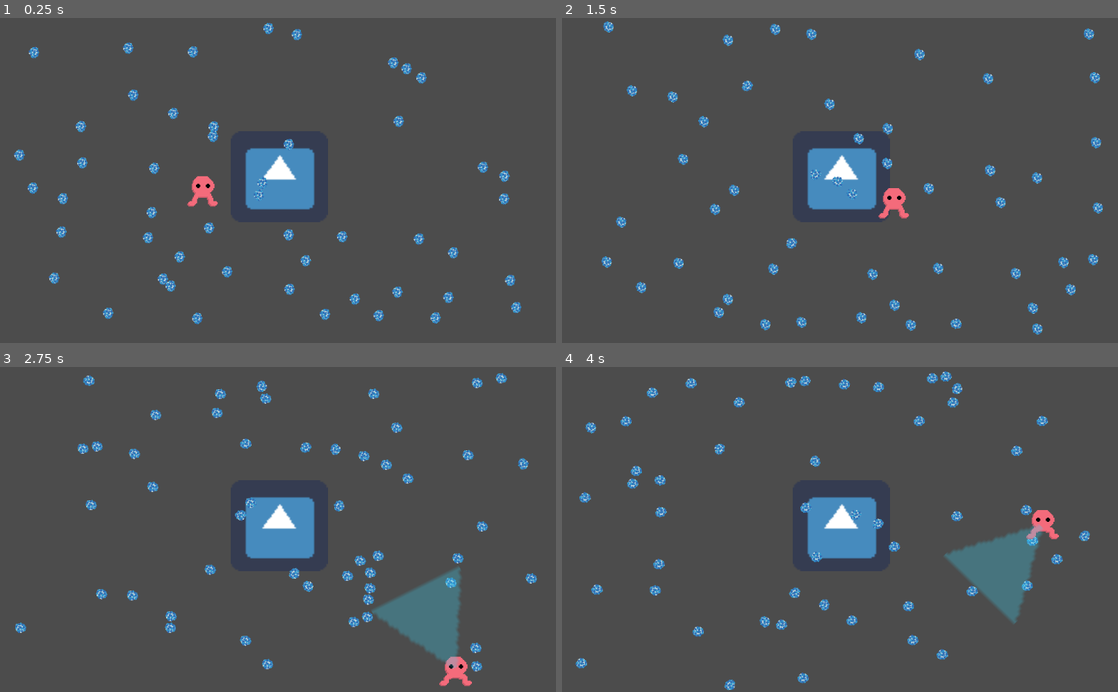
Above: before the commit, frames 1-4 (two rows, left to right).
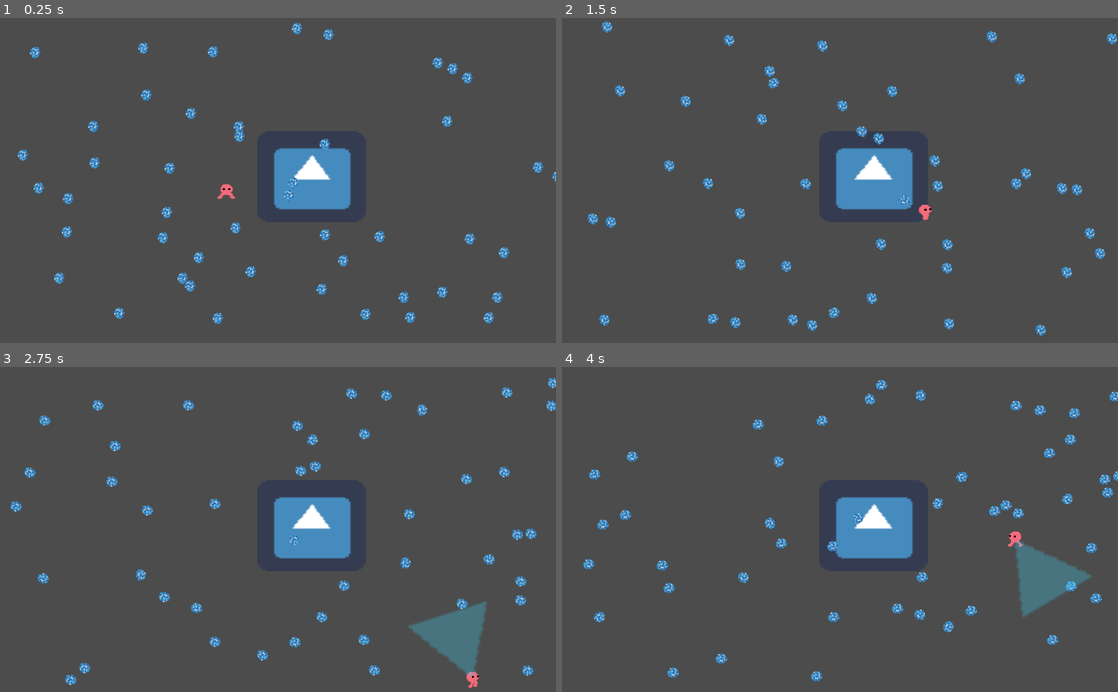
Above: after the commit, the same moments.

Repository: colinkarpfinger/HalfLife3
Game: Godot game, scene res://Scenes/Main.tscn
Two runs of this game, one before a commit and one after it. Both use one fixed random seed, a clock stepped at 60 frames per second and the inputs below. The engine's default icon, where the game draws it, is replaced by a stand-in: a white triangle on a blue panel in a dark square.
Inputs (mouse positions are in pixels of both pictures, inside the frame that each line leads up to):
- Up to frame 1 (0.25 s): no input
- Up to frame 2 (1.5 s): move the mouse to (962, 164) at 0.52 s; press the mouse at (962, 164) at 0.53 s; hold D (move_right) 0.53-1.28 s; move the mouse to (728, 196) at 1.27 s; release the mouse at (728, 196) at 1.28 s; hold S (move_down) from 1.28 s (still down); click (728, 196) at 1.35 s
- Up to frame 3 (2.75 s): move the mouse to (333, 458) at 2.02 s; release S (move_down) at 2.03 s; press the mouse at (333, 458) at 2.03 s; hold D (move_right) from 2.03 s (still down)
- Up to frame 4 (4 s): move the mouse to (812, 594) at 2.77 s; release D (move_right) at 2.78 s; release the mouse at (812, 594) at 2.78 s; hold W (move_up) 2.78-3.53 s; click (812, 594) at 2.85 s; move the mouse to (1006, 578) at 3.52 s; press the mouse at (1006, 578) at 3.53 s; hold A (move_left) from 3.53 s (still down)

The runs differ from the first frame. In frame 1, 7.5% of the frame differs, in the area x 2-100%, y 1-95%; in frame 2, 7.2%; in frame 3, 10%; in frame 4, 11%, in the area x 2-100%, y 1-100%.

Commit message:
Added player animation and hit detection

Diff:
--- a/ParticleTesting/Scenes/Main.tscn
+++ b/ParticleTesting/Scenes/Main.tscn
@@ -4,6 +4,9 @@
 [ext_resource path="res://Subscenes/Player.tscn" type="PackedScene" id=2]
 [ext_resource path="res://Subscenes/ParticleSpawner.tscn" type="PackedScene" id=3]
 [ext_resource path="res://Scripts/SlowZone.gd" type="Script" id=4]
+
+[sub_resource type="CircleShape2D" id=5]
+radius = 89.34
 
 [sub_resource type="PhysicsMaterial" id=1]
 friction = 0.0
@@ -19,44 +22,14 @@
 [sub_resource type="RectangleShape2D" id=4]
 extents = Vector2( 512, 10 )
 
-[sub_resource type="CircleShape2D" id=5]
-radius = 89.34
-
 [node name="Main" type="Node2D"]
+scale = Vector2( 1.11549, 1 )
 
 [node name="ParticleSpawner" parent="." groups=[
 "BouncyParticles",
 ] instance=ExtResource( 3 )]
 numToSpawn = 50
 spawnVelocityMagnitude = 200
-
-[node name="Wall Right" type="StaticBody2D" parent="."]
-position = Vector2( 1024, 300 )
-physics_material_override = SubResource( 1 )
-
-[node name="CollisionShape2D" type="CollisionShape2D" parent="Wall Right"]
-shape = SubResource( 2 )
-
-[node name="Wall Left" type="StaticBody2D" parent="."]
-position = Vector2( 0, 300 )
-physics_material_override = SubResource( 3 )
-
-[node name="CollisionShape2D" type="CollisionShape2D" parent="Wall Left"]
-shape = SubResource( 2 )
-
-[node name="Wall Bottom" type="StaticBody2D" parent="."]
-position = Vector2( 512, 600 )
-physics_material_override = SubResource( 1 )
-
-[node name="CollisionShape2D" type="CollisionShape2D" parent="Wall Bottom"]
-shape = SubResource( 4 )
-
-[node name="Wall Top" type="StaticBody2D" parent="."]
-position = Vector2( 512, 0 )
-physics_material_override = SubResource( 1 )
-
-[node name="CollisionShape2D" type="CollisionShape2D" parent="Wall Top"]
-shape = SubResource( 4 )
 
 [node name="Slow Zone" type="Area2D" parent="."]
 script = ExtResource( 4 )
@@ -74,5 +47,43 @@
 [node name="Player" parent="." instance=ExtResource( 2 )]
 position = Vector2( 374.602, 319.855 )
 
+[node name="Walls" type="Node2D" parent="."]
+
+[node name="Wall Right" type="StaticBody2D" parent="Walls"]
+position = Vector2( 1024, 300 )
+collision_layer = 3
+collision_mask = 3
+physics_material_override = SubResource( 1 )
+
+[node name="CollisionShape2D" type="CollisionShape2D" parent="Walls/Wall Right"]
+shape = SubResource( 2 )
+
+[node name="Wall Left" type="StaticBody2D" parent="Walls"]
+position = Vector2( 0, 300 )
+collision_layer = 3
+collision_mask = 3
+physics_material_override = SubResource( 3 )
+
+[node name="CollisionShape2D" type="CollisionShape2D" parent="Walls/Wall Left"]
+shape = SubResource( 2 )
+
+[node name="Wall Bottom" type="StaticBody2D" parent="Walls"]
+position = Vector2( 512, 600 )
+collision_layer = 3
+collision_mask = 3
+physics_material_override = SubResource( 1 )
+
+[node name="CollisionShape2D" type="CollisionShape2D" parent="Walls/Wall Bottom"]
+shape = SubResource( 4 )
+
+[node name="Wall Top" type="StaticBody2D" parent="Walls"]
+position = Vector2( 512, 0 )
+collision_layer = 3
+collision_mask = 3
+physics_material_override = SubResource( 1 )
+
+[node name="CollisionShape2D" type="CollisionShape2D" parent="Walls/Wall Top"]
+shape = SubResource( 4 )
+
 [connection signal="body_entered" from="Slow Zone" to="Slow Zone" method="_on_Slow_Zone_body_entered"]
 [connection signal="body_exited" from="Slow Zone" to="Slow Zone" method="_on_Slow_Zone_body_exited"]
--- a/ParticleTesting/Scripts/Player.gd
+++ b/ParticleTesting/Scripts/Player.gd
@@ -3,7 +3,10 @@
 export (float) var accel_speed = 20
 export (float) var max_speed = 1000
 export (float) var drag = 5
+export (float) var min_speed = 25
 export (float) var aim_lerp = .2
+export (float) var idleAnimCutoff = 75
+export (float) var animFramerate = 10
 
 export var beamPath := NodePath();
 onready var beam : Beam = get_node(beamPath);
@@ -20,6 +23,13 @@
 	if Input.is_action_pressed("move_up") : input.y -= 1
 	if Input.is_action_pressed("move_down") : input.y += 1
 
+	if velocity.length() > idleAnimCutoff :
+		$AnimatedSprite.play("run")
+		$AnimatedSprite.flip_h = velocity.x < 0
+		$AnimatedSprite.speed_scale = velocity.length()/max_speed * animFramerate
+	else:
+		$AnimatedSprite.play("default")
+
 	if Input.is_action_pressed("fire") :
 		beam.doFreeze()
 		beam.visible = true;
@@ -30,11 +40,14 @@
 	var mouse_vec = (mouse_pos - transform.origin).normalized()
 	var beam_rotation = mouse_vec.angle() + PI/2
 	beam.rotation = lerp_angle(beam.rotation, beam_rotation, aim_lerp)
-	beam.transform.origin = Vector2(cos(beam.rotation - PI/2), sin(beam.rotation - PI/2)) * 120
+	beam.transform.origin = Vector2(cos(beam.rotation - PI/2), sin(beam.rotation - PI/2)) * 180
 	velocity += input.normalized() * accel_speed
 	velocity = velocity.clamped(max_speed)
 	velocity = move_and_slide(velocity)
-	velocity = lerp(velocity, Vector2.ZERO, drag * .01)
+	if input.length() == 0:
+		velocity = lerp(velocity, Vector2.ZERO, drag * .01)
+		if velocity.length() < min_speed:
+			velocity = Vector2.ZERO
 
 static func lerp_angle(from, to, weight):
 	return from + _short_angle_dist(from, to) * weight
@@ -43,3 +56,8 @@
 	var max_angle = PI * 2
 	var difference = fmod(to - from, max_angle)
 	return fmod(2 * difference, max_angle) - difference
+
+
+func _on_Area2D_body_entered(body):
+	if body.is_in_group("Particle") :
+		print("hit")
--- a/ParticleTesting/Subscenes/Particle.tscn
+++ b/ParticleTesting/Subscenes/Particle.tscn
@@ -28,6 +28,7 @@
 linear_damp = 0.0
 angular_damp = 0.0
 script = ExtResource( 2 )
+slowedDamp = 3.0
 
 [node name="AnimatedSprite" type="AnimatedSprite" parent="."]
 position = Vector2( 0, 0.44545 )
--- a/ParticleTesting/Subscenes/Player.tscn
+++ b/ParticleTesting/Subscenes/Player.tscn
@@ -1,88 +1,98 @@
 [gd_scene load_steps=19 format=2]
 
-[ext_resource path="res://Images/New Piskel.png" type="Texture" id=1]
 [ext_resource path="res://Images/New Piskel (1).png" type="Texture" id=2]
 [ext_resource path="res://Scripts/Player.gd" type="Script" id=3]
 [ext_resource path="res://Images/char-idle_Sheet.png" type="Texture" id=4]
 [ext_resource path="res://Scripts/Beam.gd" type="Script" id=5]
 [ext_resource path="res://Images/char_run_Sheet.png" type="Texture" id=6]
 
-[sub_resource type="AtlasTexture" id=2]
+[sub_resource type="CircleShape2D" id=13]
+radius = 22.7247
+
+[sub_resource type="AtlasTexture" id=1]
 atlas = ExtResource( 4 )
 region = Rect2( 0, 0, 64, 64 )
 
-[sub_resource type="AtlasTexture" id=3]
+[sub_resource type="AtlasTexture" id=2]
 atlas = ExtResource( 4 )
 region = Rect2( 64, 0, 64, 64 )
 
-[sub_resource type="AtlasTexture" id=4]
+[sub_resource type="AtlasTexture" id=3]
 atlas = ExtResource( 4 )
 region = Rect2( 128, 0, 64, 64 )
 
-[sub_resource type="AtlasTexture" id=5]
+[sub_resource type="AtlasTexture" id=4]
 atlas = ExtResource( 4 )
 region = Rect2( 192, 0, 64, 64 )
 
-[sub_resource type="AtlasTexture" id=7]
+[sub_resource type="AtlasTexture" id=5]
 atlas = ExtResource( 6 )
 region = Rect2( 0, 0, 64, 64 )
 
-[sub_resource type="AtlasTexture" id=8]
+[sub_resource type="AtlasTexture" id=6]
 atlas = ExtResource( 6 )
 region = Rect2( 64, 0, 64, 64 )
 
-[sub_resource type="AtlasTexture" id=9]
+[sub_resource type="AtlasTexture" id=7]
 atlas = ExtResource( 6 )
 region = Rect2( 128, 0, 64, 64 )
 
-[sub_resource type="AtlasTexture" id=10]
+[sub_resource type="AtlasTexture" id=8]
 atlas = ExtResource( 6 )
 region = Rect2( 192, 0, 64, 64 )
 
-[sub_resource type="AtlasTexture" id=11]
+[sub_resource type="AtlasTexture" id=9]
 atlas = ExtResource( 6 )
 region = Rect2( 256, 0, 64, 64 )
 
-[sub_resource type="AtlasTexture" id=12]
+[sub_resource type="AtlasTexture" id=10]
 atlas = ExtResource( 6 )
 region = Rect2( 320, 0, 64, 64 )
 
-[sub_resource type="SpriteFrames" id=6]
+[sub_resource type="SpriteFrames" id=11]
 animations = [ {
-"frames": [ SubResource( 2 ), SubResource( 3 ), SubResource( 4 ), SubResource( 5 ) ],
+"frames": [ SubResource( 1 ), SubResource( 2 ), SubResource( 3 ), SubResource( 4 ) ],
 "loop": true,
 "name": "default",
 "speed": 5.0
 }, {
-"frames": [ SubResource( 7 ), SubResource( 8 ), SubResource( 9 ), SubResource( 10 ), SubResource( 11 ), SubResource( 12 ) ],
+"frames": [ SubResource( 5 ), SubResource( 6 ), SubResource( 7 ), SubResource( 8 ), SubResource( 9 ), SubResource( 10 ) ],
 "loop": true,
 "name": "run",
 "speed": 5.0
 } ]
 
-[sub_resource type="CircleShape2D" id=1]
+[sub_resource type="CircleShape2D" id=12]
 radius = 28.9016
 
 [node name="Player" type="KinematicBody2D"]
+scale = Vector2( 0.5, 0.5 )
+collision_layer = 2
+collision_mask = 2
 script = ExtResource( 3 )
+accel_speed = 40.0
+max_speed = 300.0
+drag = 10.0
+idleAnimCutoff = 100.0
+animFramerate = 5.0
 beamPath = NodePath("Beam")
 
-[node name="New Piskel" type="Sprite" parent="."]
-visible = false
-scale = Vector2( 0.557178, 0.538554 )
-texture = ExtResource( 1 )
+[node name="HitDetector" type="Area2D" parent="."]
+
+[node name="CollisionShape2D" type="CollisionShape2D" parent="HitDetector"]
+shape = SubResource( 13 )
 
 [node name="AnimatedSprite" type="AnimatedSprite" parent="."]
-frames = SubResource( 6 )
-frame = 2
+frames = SubResource( 11 )
 speed_scale = 2.0
 playing = true
 
 [node name="CollisionShape2D" type="CollisionShape2D" parent="."]
-shape = SubResource( 1 )
+shape = SubResource( 12 )
 
 [node name="Beam" type="Area2D" parent="."]
 visible = false
+scale = Vector2( 1.5, 1.5 )
 script = ExtResource( 5 )
 
 [node name="BeamSprite" type="Sprite" parent="Beam"]
@@ -92,3 +102,5 @@
 
 [node name="CollisionPolygon2D" type="CollisionPolygon2D" parent="Beam"]
 polygon = PoolVector2Array( -1.69397, 113.807, -91.4909, -50.0727, 89.7867, -50.6339 )
+
+[connection signal="body_entered" from="HitDetector" to="." method="_on_Area2D_body_entered"]
